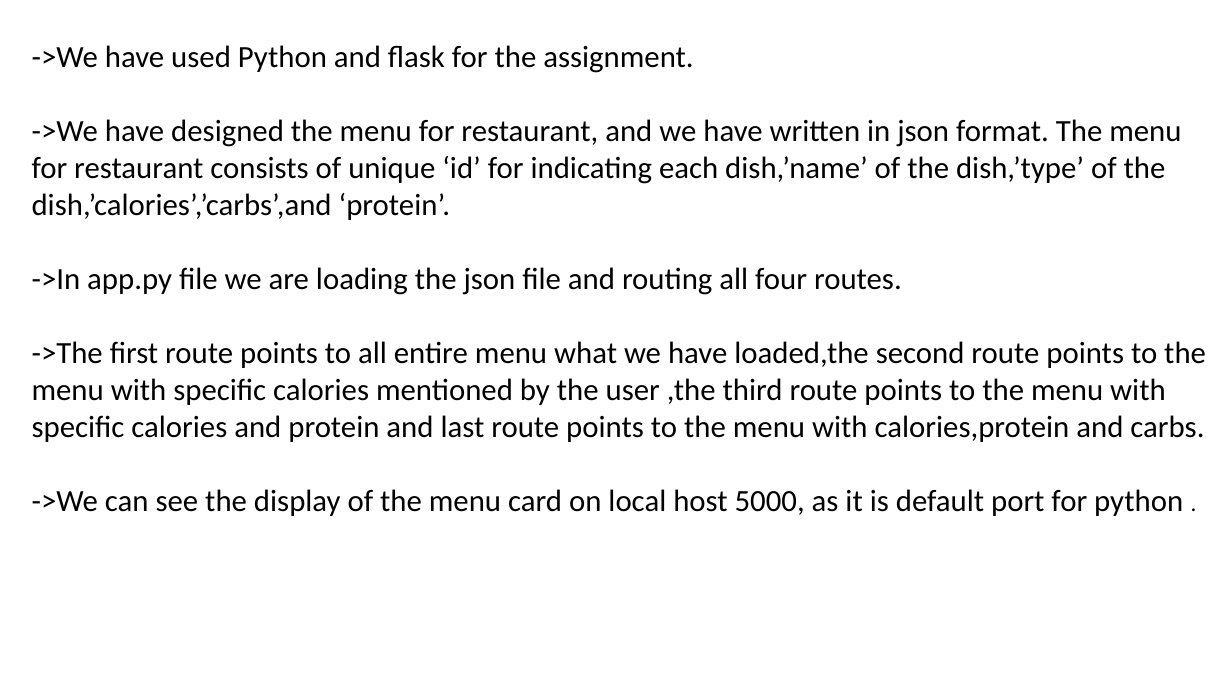
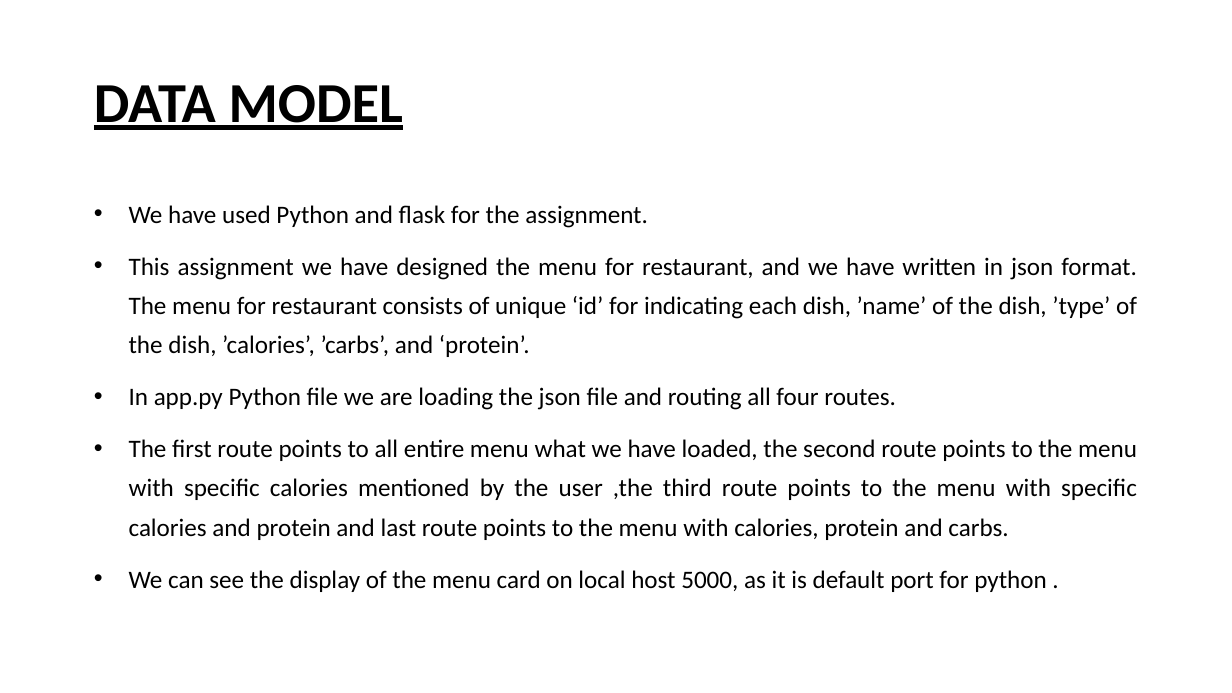
Before and after one commit to anku518/rest-api-docker, a slide deck: slide 2 of RESTful Web Service Implementation + Docker.pptx. Drawn at 1232x693 pixels with LibreOffice and Linux fonts; fonts in the diff are those of the drawing. Boxes give left, top, right and bottom in pixels: in the first picture for what was removed or moved away, otherwise in the second. Text is boxed around its words. In the diff, an @@ line names an element or a change of style, - is before the commit and + after.

Commit message:
Upload PPT

```diff
--- a/RESTful Web Service Implementation + Docker.pptx
+++ b/RESTful Web Service Implementation + Docker.pptx
@@ title added at [94, 85, 403, 130], 44 pt, text #000000, bold, underline @@
+DATA MODEL
@@ text at [129, 205, 1137, 592]: text changed; size 24 to 19.6 pt @@
-->We have used Python and flask for the assignment.
-->We have designed the menu for restaurant, and we have written in json format. The menu for restaurant consists of unique ‘id’ for indicating each dish,’name’ of the dish,’type’ of the dish,’calories’,’carbs’,and ‘protein’.
-->In app.py file we are loading the json file and routing all four routes.
-->The first route points to all entire menu what we have loaded,the second route points to the menu with specific calories mentioned by the user ,the third route points to the menu with specific calories and protein and last route points to the menu with calories,protein and carbs.
-->We can see the display of the menu card on local host 5000, as it is default port for python .
+• We have used Python and flask for the assignment.
+• This assignment we have designed the menu for restaurant, and we have written in json format. The menu for restaurant consists of unique ‘id’ for indicating each dish, ’name’ of the dish, ’type’ of the dish, ’calories’, ’carbs’, and ‘protein’.
+• In app.py Python file we are loading the json file and routing all four routes.
+• The first route points to all entire menu what we have loaded, the second route points to the menu with specific calories mentioned by the user ,the third route points to the menu with specific calories and protein and last route points to the menu with calories, protein and carbs.
+• We can see the display of the menu card on local host 5000, as it is default port for python .
```
